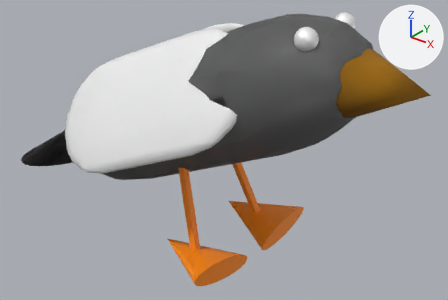
One commit to the Blender file Assets/Misc/pigeon.blend: the scene before it, then after it.
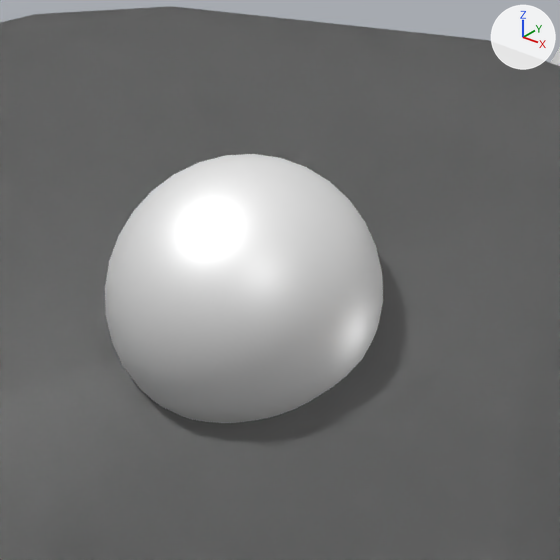
Each version appears first whole from a camera (50 mm lens) standing at (11.8, -13.88, 11.9) and looking at (0.25, 0.56, 2.95), and next in a close-up on the part from 63% to 75% of the width and 4% to 21% of the height. Every picture has the same lights, and +X, +Y and +Z are marked at upper right.

In view in the first close-up: 'Body'.
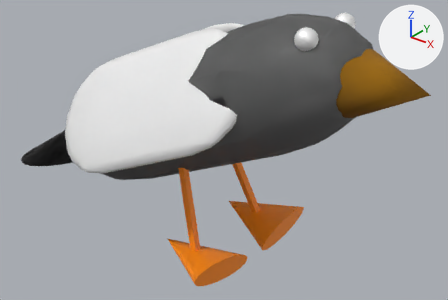
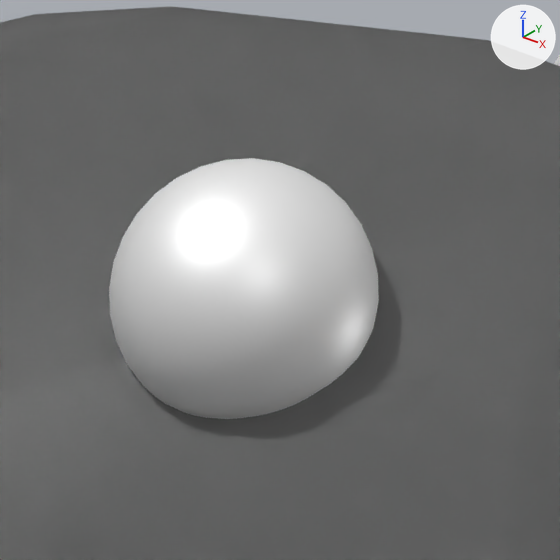
What differs and where, as boxes (x1, y1, x2, y2) in the close-ups (560 x 560 px):
part 1 of me_mesh_004, deleted: before (550, 48, 560, 66)
part 2 of me_mesh_004, cut back: before (105, 154, 383, 423); after (109, 158, 379, 419)

Diff of the bpy script that builds the scene:
```diff
--- a/Assets/Misc/pigeon.blend.py
+++ b/Assets/Misc/pigeon.blend.py
@@ me_mesh_004 @@
 # used by ob_body; location = (0.493, 0.0, 4.846); rotation_euler = (0.0, -0.449, 0.0), in degrees (0, -26, 0)
-me_mesh_004.from_pydata(...)  # 3751 vertices, 4034 faces; spans x -10.6..6.6, y -3.3..3.3, z -1.9..2.4
+me_mesh_004.from_pydata(...)  # 2787 vertices, 3010 faces; spans x -10.6..6.6, y -3.3..3.3, z -1.9..2.4
+# me_mesh_004 part 1: the loose piece of 482 vertices spanning x 4.1..4.7, y 0.6..1.3, z 0.7..1.3 is deleted
+# me_mesh_004 part 2: 100 vertices moved within x 4.1..4.7, y -1.2..-0.7, z 0.7..1.3; 482 vertices removed from x 4.1..4.7, y -1.3..-0.6, z 0.7..1.3
 me_mesh_004.materials.append(mat_material_007)
```
